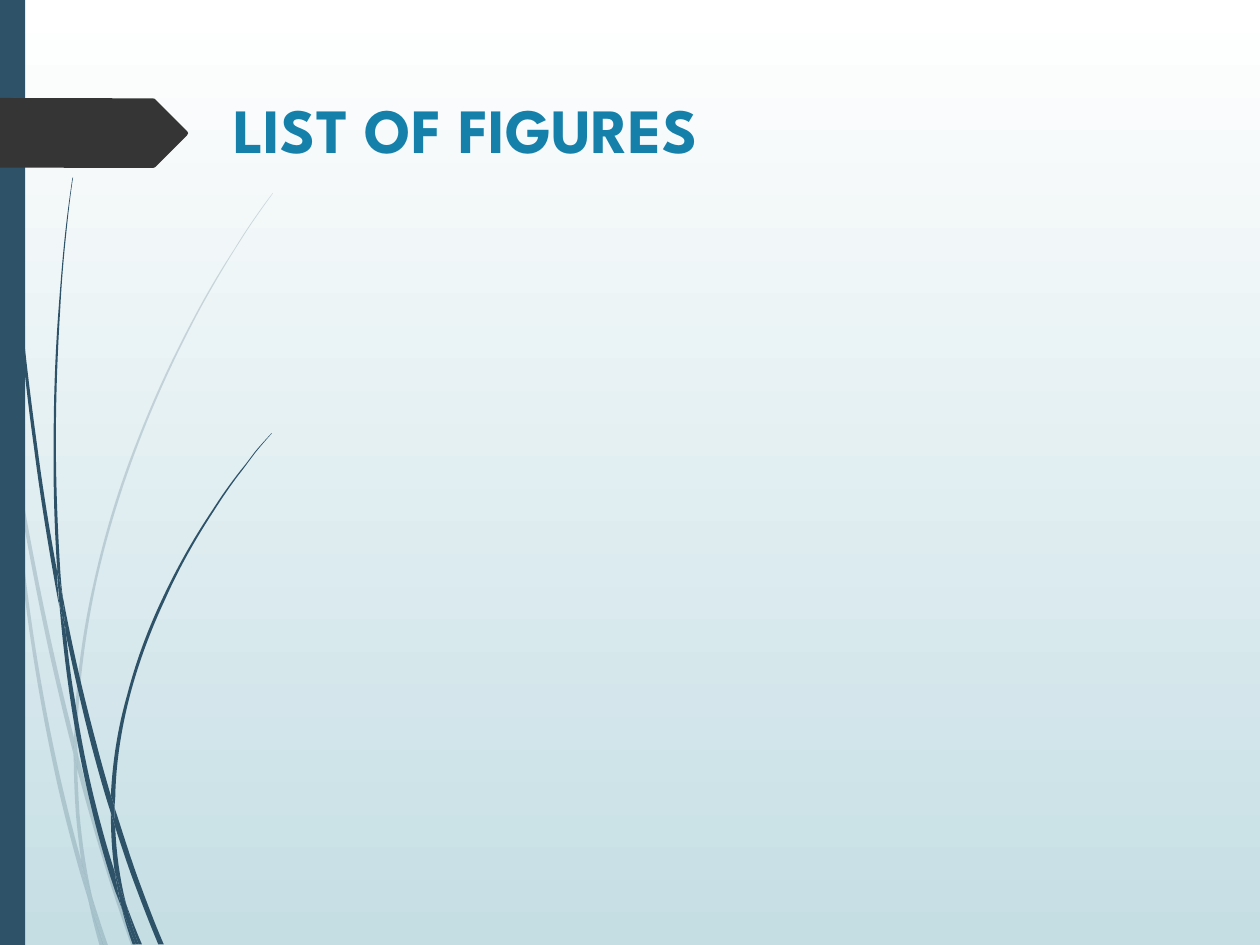
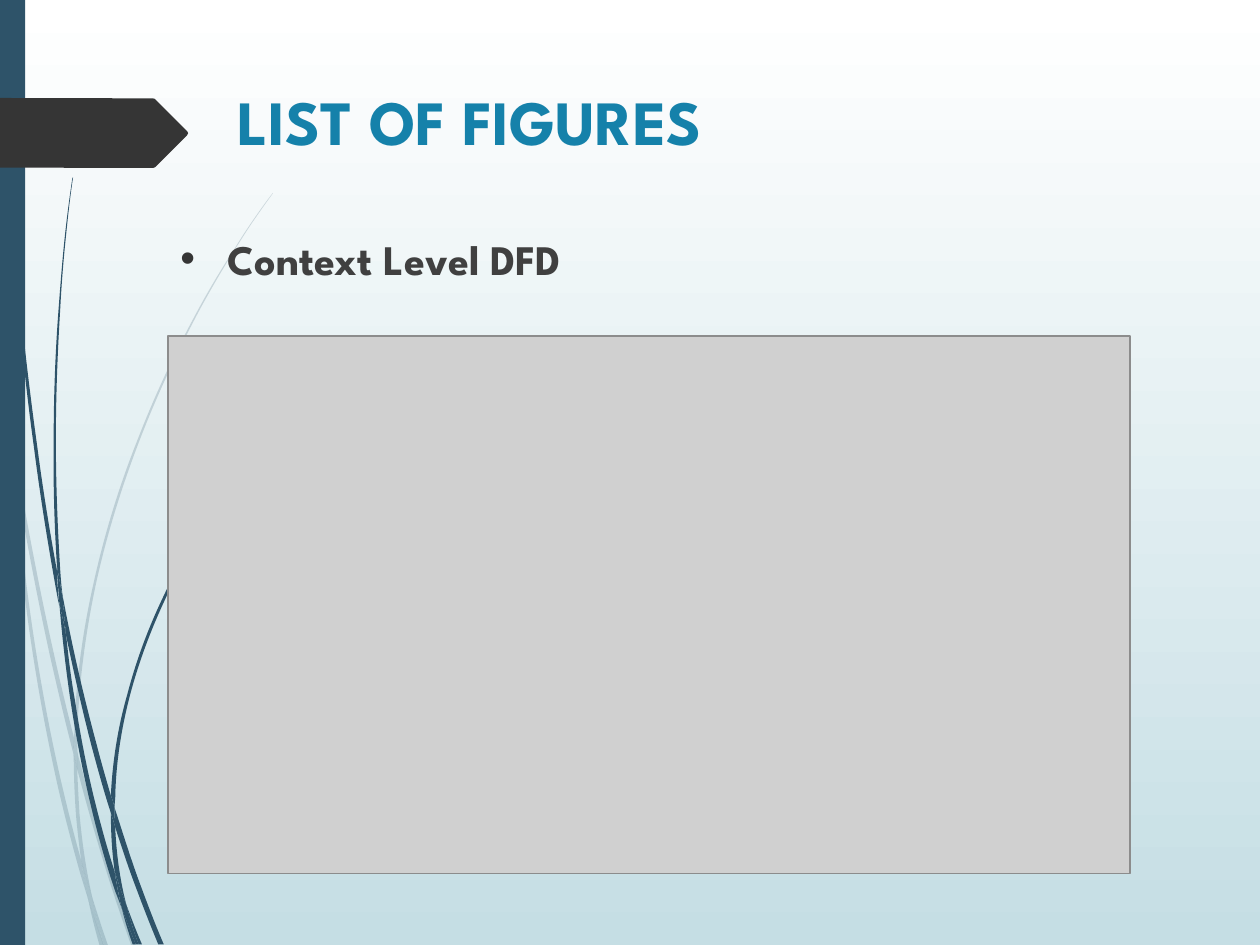
Before and after one commit to aayushi20221/Cloud-Based-Buss-Pass-System, a slide deck: slide 8 of ppt.pptx. Drawn at 1260x945 pixels with LibreOffice and Linux fonts; fonts in the diff are those of the drawing; grey boxes stand for pictures. Boxes give left, top, right and bottom in pixels: in the first picture for what was removed or moved away, otherwise in the second. Text is boxed around its words. In the diff, an @@ line names an element or a change of style, - is before the commit and + after.

```diff
--- a/ppt.pptx
+++ b/ppt.pptx
@@ title "LIST OF FIGURES": place and size @@
-title "LIST OF FIGURES" at <box>233,110,697,154</box>
+title "LIST OF FIGURES" at <box>237,102,702,146</box>
@@ text added at <box>228,246,561,276</box>, 24 pt, text #404040, bold @@
+• Context Level DFD
@@ picture added at <box>168,336,1130,874</box> @@
```
Also in this commit, not shown: 1 slide added.
